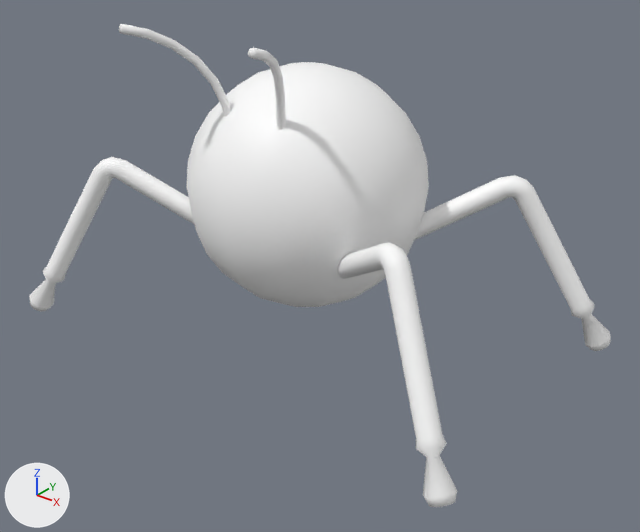
The FBX model ActionGame/Assets/Resources/Model/walker/walker.fbx as it was, and as the next commit left it.
One viewpoint serves both versions: a 50 mm camera at (4.38, -5.32, 2.62) aimed at (0.27, -0.17, -0.57). The lights are fixed; the arrows at lower left show +X, +Y and +Z. Where no turn or scale is listed for an object, it has been applied to the vertices.

Names of what the first picture shows: 'Tactile_sense', 'body', 'left_front', 'right_back', 'right_front'.
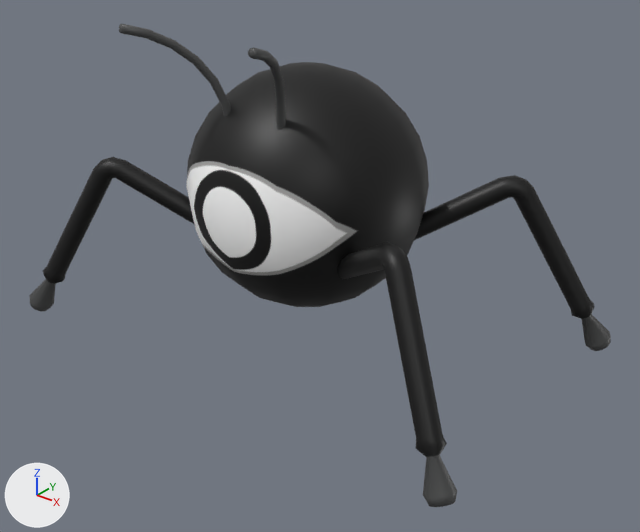
The newer file is also turned or shifted as a whole; pictures and numbers use the older file's frame.

The change, as JSON lines over the scene's bpy script:
```json
{"op": "add", "block": "img_walker_png", "code": ["img_walker_png = load_image('walker.png', 'walker.png', 512, 512, 'sRGB')"]}
{"op": "add", "block": "mat_mat1__walker_png", "code": ["mat_mat1__walker_png = principled_material('mat1__walker_png')", "mat_mat1__walker_png.texture = img_walker_png  # with its transparency"]}
{"block": "me_tactile_sense", "where": "me_tactile_sense.from_pydata(...)  # 114 vertices, 112 faces; spans x -0.651..0.651, y -1.288..-0.575, z 0.574..1.433"}
{"op": "remove", "block": "me_tactile_sense", "code": "me_tactile_sense.materials.append(mat_mat1)  # white #ffffff"}
{"op": "add", "block": "me_tactile_sense", "code": "me_tactile_sense.materials.append(mat_mat1__walker_png)  # picture img_walker_png"}
{"block": "me_right_back", "where": "me_right_back.from_pydata(...)  # 101 vertices, 100 faces; spans x 0.53..2.25, y 0.29..1.38, z -1.35..0.17"}
{"op": "remove", "block": "me_right_back", "code": "me_right_back.materials.append(mat_mat1)  # white #ffffff"}
{"op": "add", "block": "me_right_back", "code": "me_right_back.materials.append(mat_mat1__walker_png)  # picture img_walker_png"}
{"block": "me_left_front", "where": "me_left_front.from_pydata(...)  # 101 vertices, 100 faces; spans x -2.25..-0.53, y -1.38..-0.29, z -1.35..0.17"}
{"op": "remove", "block": "me_left_front", "code": "me_left_front.materials.append(mat_mat1)  # white #ffffff"}
{"op": "add", "block": "me_left_front", "code": "me_left_front.materials.append(mat_mat1__walker_png)  # picture img_walker_png"}
{"block": "me_right_front", "where": "me_right_front.from_pydata(...)  # 101 vertices, 100 faces; spans x 0.53..2.25, y -1.38..-0.29, z -1.35..0.17"}
{"op": "remove", "block": "me_right_front", "code": "me_right_front.materials.append(mat_mat1)  # white #ffffff"}
{"op": "add", "block": "me_right_front", "code": "me_right_front.materials.append(mat_mat1__walker_png)  # picture img_walker_png"}
{"block": "me_body", "where": "me_body.from_pydata(...)  # 184 vertices, 196 faces; spans x -0.97..0.97, y -1.0..1.0, z -1.0..1.0"}
{"block": "me_body", "where": "# used by ob_body; location = (0.0, 0.0, 0.014)"}
{"op": "remove", "block": "me_body", "code": "me_body.materials.append(mat_mat1)  # white #ffffff"}
{"block": "me_body", "change": "me_body part 1: texture (UV) coordinates of 196 of 196 faces, centred in x -0.96..0.96, y -0.94..0.94, z -0.98..0.98, changed; they spanned u 0.0..1.0, v 0.0..1.0 and now span u 0.54..0.96, v 0.28..0.95"}
{"op": "add", "block": "me_body", "code": "me_body.materials.append(mat_mat1__walker_png)  # picture img_walker_png"}
```

Boxes (x1, y1, x2, y2) around the edits, measured in the pictures (640 x 532 px):
```json
{"object": "body", "change": "recoloured, surface changed", "before": [187, 62, 429, 307], "after": [187, 62, 429, 307], "on screen": "white to black"}
{"object": "right_front", "change": "recoloured", "before": [338, 243, 457, 507], "after": [338, 243, 457, 507], "on screen": "white to black"}
{"object": "right_back", "change": "recoloured", "before": [414, 175, 611, 351], "after": [414, 175, 611, 351], "on screen": "white to black"}
{"object": "left_front", "change": "recoloured", "before": [29, 157, 195, 312], "after": [29, 157, 195, 312], "on screen": "white to black"}
{"object": "Tactile_sense", "change": "recoloured", "before": [119, 24, 286, 130], "after": [119, 24, 286, 130], "on screen": "grey to black"}
```
